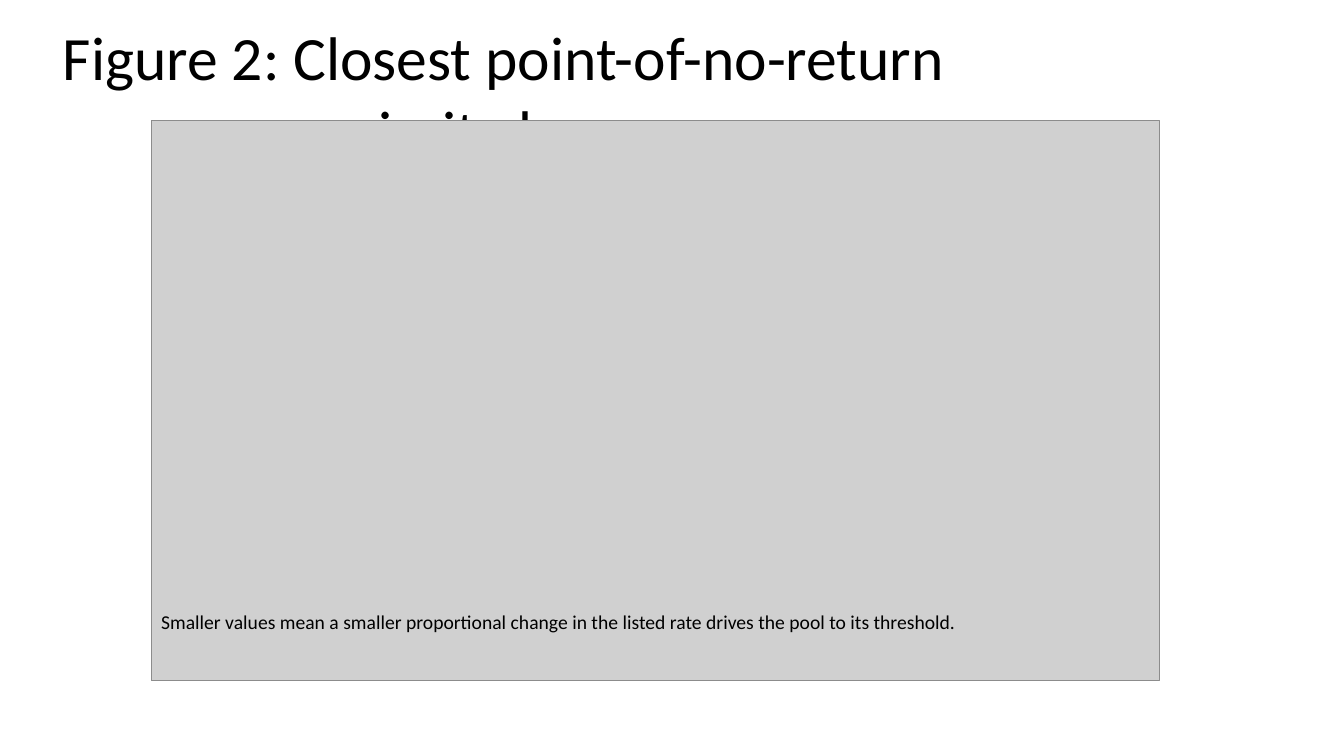
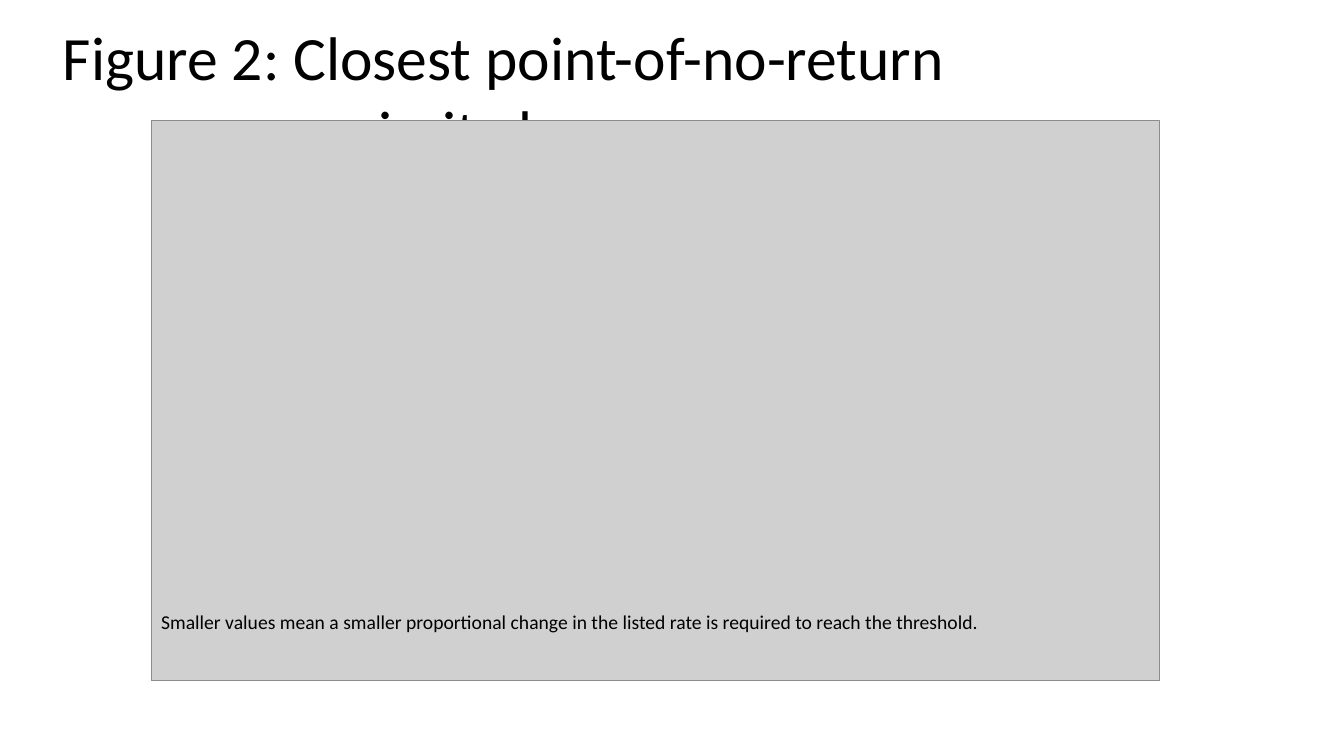
Before and after one commit to bougtoir/heat-accidents-mortality, a slide deck: slide 3 of researcher_mobility_ode/docs/manuscript_figures.pptx. Drawn at 1344x756 pixels with LibreOffice and Linux fonts; fonts in the diff are those of the drawing; grey boxes stand for pictures. Boxes give left, top, right and bottom in pixels: in the first picture for what was removed or moved away, otherwise in the second. Text is boxed around its words. In the diff, an @@ line names an element or a change of style, - is before the commit and + after.

```diff
--- a/researcher_mobility_ode/docs/manuscript_figures.pptx
+++ b/researcher_mobility_ode/docs/manuscript_figures.pptx
@@ text at box(161, 615, 977, 633): text changed @@
-Smaller values mean a smaller proportional change in the listed rate drives the pool to its threshold.
+Smaller values mean a smaller proportional change in the listed rate is required to reach the threshold.
```
Also in this commit, not shown: 4 other slides changed, 6 other files.
